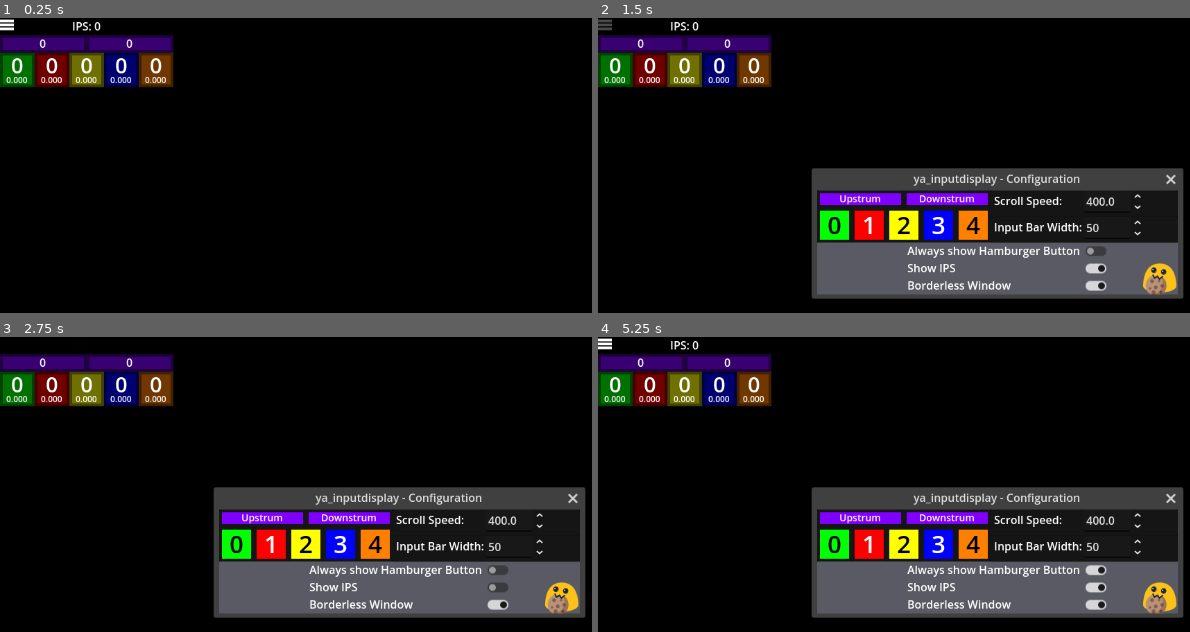
Above: before the commit, frames 1-4 (two rows, left to right).
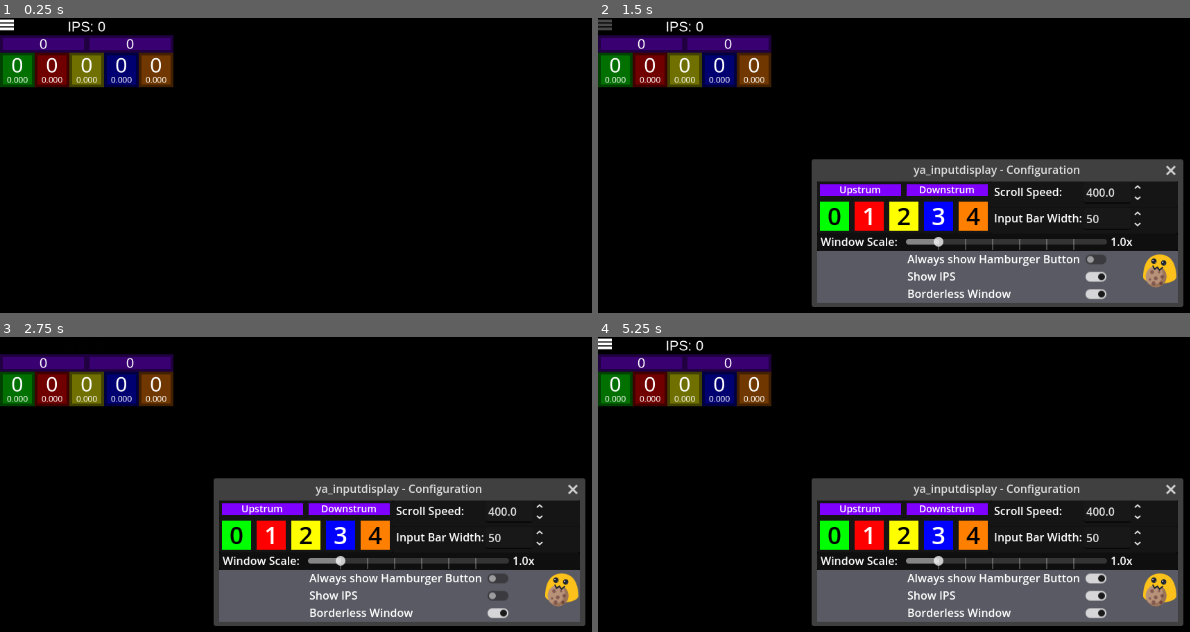
Above: after the commit, the same moments.

Repository: raphaelgoulart/ya_inputdisplay
Game: Godot game, scene res://Main.tscn
The game is run twice, just before and just after one commit, with the same random seed, the same clock (stepped at 60 frames per second) and the same inputs.
Inputs (mouse positions are in pixels of both pictures, inside the frame that each line leads up to):
- Up to frame 1 (0.25 s): no input
- Up to frame 2 (1.5 s): click (603, 23) at 0.5 s; click "Always show Hamburger Button" at 1.25 s
- Up to frame 3 (2.75 s): click "Show IPS" at 2 s
- Up to frame 4 (5.25 s): click "Borderless Window" at 2.75 s; click "Always show Hamburger Button" at 3.5 s; click "Show IPS" at 4.25 s; click "Borderless Window" at 5 s

The runs differ from the first frame. In frame 1, 0.7% of the frame differs, in the area x 1-29%, y 1-23%; in frame 2, 16%; in frame 3, 16%; in frame 4, 16%, in the area x 1-99%, y 1-98%.

Commit message:
Add scale slider
* new config setting: window_scale
* Adjusted structure in Main.tscn <sub>(again)</sub>, InputBtn.tscn and InputStrum.tscn
* A custom font (Liberation Sans) is now used for all InputBtn and InputStrum Labels cuz better scaling
* oh I also added types to like all variables in InputBtn.gd

Diff:
--- a/Config.gd
+++ b/Config.gd
@@ -7,6 +7,7 @@
 var always_show_hamburger: bool = true
 var show_ips: bool = true
 var borderless: bool = true
+var window_scale: float = 1
 
 # TODO: assign these to the inputbtns instead of storing them here
 var colors = [Color.GREEN, Color.RED, Color.YELLOW, Color.BLUE, Color(1, 0.5, 0), Color(0.5, 0, 1), Color(0.5, 0, 1)]
--- a/ConfigHandler.gd
+++ b/ConfigHandler.gd
@@ -6,8 +6,8 @@
 const InputBtn = preload ("res://InputBtn.gd")
 const Config = preload ("res://Config.gd")
 
-# v1 is release v0.0.4 and prior, v1.1 changed btn to kb_btn, v2 is release v0.0.5, v2.1 added Hide IPS, v2.2 added borderless
-const valid_config_versions = [1, 1.1, 2, 2.1, 2.2]
+# v1 is release v0.0.4 and prior, v1.1 changed btn to kb_btn, v2 is release v0.0.5, v2.1 added Hide IPS, v2.2 added borderless, v2.3 added window scaling
+const valid_config_versions = [1, 1.1, 2, 2.1, 2.2, 2.3]
 
 const legacy_color_section_keys = ["green", "red", "yellow", "blue", "orange", "up", "down"]
 const btn_config_names = ["fret_0", "fret_1", "fret_2", "fret_3", "fret_4", "strum_up", "strum_down"]
@@ -41,13 +41,15 @@
 	current_config.always_show_hamburger = config_file.get_value("Settings", "always_show_hamburger", true)
 	current_config.show_ips = config_file.get_value("Settings", "show_ips", true)
 	current_config.borderless = config_file.get_value("Settings", "borderless", false)
+	current_config.window_scale = config_file.get_value("Settings", "window_scale", 1)
 
 	# moved from ButtonHamburger.gd
 	if not current_config.always_show_hamburger:
-		get_node("/root/Node2D/ButtonHamburger").target_alpha = 0
+		Singleton.root_node.get_node("ButtonHamburger").target_alpha = 0
 	if not current_config.show_ips:
-		get_node("/root/Node2D/IPS").target_alpha = 0
+		Singleton.root_node.get_node("IPS").target_alpha = 0
 	Singleton.update_window_border(current_config.borderless)
+	Singleton.update_window_bounds()
 
 	# colors
 	load_colors()
@@ -109,6 +111,7 @@
 	new_config_file.set_value("Settings", "always_show_hamburger", current_config.always_show_hamburger)
 	new_config_file.set_value("Settings", "show_ips", current_config.show_ips)
 	new_config_file.set_value("Settings", "borderless", current_config.borderless)
+	new_config_file.set_value("Settings", "window_scale", current_config.window_scale)
 	# colors
 	save_colors()
 
--- a/ConfigInterface/BorderlessToggle.gd
+++ b/ConfigInterface/BorderlessToggle.gd
@@ -1,7 +1,4 @@
 extends CheckButton
-
-@onready
-var ips_label = get_node("/root/Node2D/IPS")
 
 func _ready():
 	button_pressed = ConfigHandler.current_config.borderless
--- a/ConfigInterface/ConfigInterface.tscn
+++ b/ConfigInterface/ConfigInterface.tscn
@@ -9,81 +9,21 @@
 [ext_resource type="Script" uid="uid://dknf7icrvodmq" path="res://ConfigInterface/ScrollSpeedSpinBox.gd" id="4_thkfi"]
 [ext_resource type="Script" uid="uid://bwoqxkhxjbnwa" path="res://ConfigInterface/HamburgerToggle.gd" id="5_fhkjl"]
 [ext_resource type="Script" uid="uid://dbqb8oacyv82l" path="res://ConfigInterface/InputbarWidthSpinBox.gd" id="5_wy8my"]
+[ext_resource type="Script" uid="uid://clioujm8iab1a" path="res://ConfigInterface/WindowScaleSlider.gd" id="6_au7in"]
 
 [node name="ConfigInterface" type="Window"]
 auto_translate_mode = 2
 title = "ya_inputdisplay - Configuration"
 initial_position = 2
-size = Vector2i(520, 150)
+size = Vector2i(520, 175)
 transient = true
 unresizable = true
 auto_translate = false
 script = ExtResource("1_gkws8")
 
-[node name="TogglesBackground" type="ColorRect" parent="."]
-anchors_preset = 10
-anchor_right = 1.0
-offset_top = 75.0
-offset_bottom = 150.0
-grow_horizontal = 2
-color = Color(0.352941, 0.352941, 0.392157, 1)
-
-[node name="HamburgerToggle" type="CheckButton" parent="TogglesBackground"]
-layout_mode = 0
-offset_left = 380.0
-offset_right = 424.0
-offset_bottom = 25.0
-focus_mode = 0
-button_pressed = true
-script = ExtResource("5_fhkjl")
-
-[node name="Label" type="Label" parent="TogglesBackground/HamburgerToggle"]
-layout_mode = 0
-offset_left = -250.0
-offset_bottom = 25.0
-tooltip_text = "If toggled off, the Hamburger Button will only be visible when the mouse pointer is hovering over it."
-mouse_filter = 1
-text = "Always show Hamburger Button"
-
-[node name="IPSToggle" type="CheckButton" parent="TogglesBackground"]
-layout_mode = 0
-offset_left = 380.0
-offset_top = 25.0
-offset_right = 424.0
-offset_bottom = 50.0
-focus_mode = 0
-button_pressed = true
-script = ExtResource("3_bmsq3")
-
-[node name="Label" type="Label" parent="TogglesBackground/IPSToggle"]
-layout_mode = 0
-offset_left = -250.0
-offset_bottom = 25.0
-tooltip_text = "Shows/Hides the IPS (Inputs Per Second)"
-mouse_filter = 1
-text = "Show IPS"
-
-[node name="BorderlessToggle" type="CheckButton" parent="TogglesBackground"]
-layout_mode = 0
-offset_left = 380.0
-offset_top = 50.0
-offset_right = 424.0
-offset_bottom = 75.0
-focus_mode = 0
-button_pressed = true
-script = ExtResource("4_j40uj")
-
-[node name="Label" type="Label" parent="TogglesBackground/BorderlessToggle"]
-layout_mode = 0
-offset_left = -250.0
-offset_bottom = 25.0
-tooltip_text = "Shows/Hides the IPS (Inputs Per Second)"
-mouse_filter = 1
-text = "Borderless Window"
-
 [node name="MainBackground" type="ColorRect" parent="."]
 offset_right = 520.0
-offset_bottom = 75.0
+offset_bottom = 100.0
 color = Color(0, 0, 0, 1)
 
 [node name="ColorPanel" type="Panel" parent="MainBackground"]
@@ -268,11 +208,113 @@
 tooltip_text = "A value from 1-999
 The width of the Input Bars (The Colored stripes), default is 50."
 min_value = 1.0
-max_value = 999.0
-value = 69.0
+max_value = 320.0
+value = 40.0
 rounded = true
 custom_arrow_step = 10.0
 script = ExtResource("5_wy8my")
+
+[node name="WindowScale" type="Panel" parent="MainBackground"]
+layout_mode = 0
+offset_top = 75.0
+offset_right = 520.0
+offset_bottom = 100.0
+
+[node name="HSlider" type="HSlider" parent="MainBackground/WindowScale"]
+modulate = Color(3, 3, 3, 1)
+layout_mode = 1
+anchors_preset = 1
+anchor_left = 1.0
+anchor_right = 1.0
+offset_left = -392.0
+offset_right = -102.0
+offset_bottom = 25.0
+grow_horizontal = 0
+min_value = 0.5
+max_value = 4.0
+step = 0.5
+value = 1.0
+tick_count = 8
+script = ExtResource("6_au7in")
+
+[node name="Label" type="Label" parent="MainBackground/WindowScale/HSlider"]
+layout_mode = 1
+offset_left = -123.0
+offset_right = 9.0
+offset_bottom = 25.0
+text = "Window Scale:"
+
+[node name="ValueLabel" type="Label" parent="MainBackground/WindowScale/HSlider"]
+layout_mode = 1
+anchors_preset = 1
+anchor_left = 1.0
+anchor_right = 1.0
+offset_left = 5.0
+offset_right = 45.0
+offset_bottom = 25.0
+grow_horizontal = 0
+text = "1x"
+
+[node name="TogglesBackground" type="ColorRect" parent="."]
+anchors_preset = 10
+anchor_right = 1.0
+offset_top = 100.0
+offset_bottom = 175.0
+grow_horizontal = 2
+color = Color(0.352941, 0.352941, 0.392157, 1)
+
+[node name="HamburgerToggle" type="CheckButton" parent="TogglesBackground"]
+layout_mode = 0
+offset_left = 380.0
+offset_right = 424.0
+offset_bottom = 25.0
+focus_mode = 0
+button_pressed = true
+script = ExtResource("5_fhkjl")
+
+[node name="Label" type="Label" parent="TogglesBackground/HamburgerToggle"]
+layout_mode = 0
+offset_left = -250.0
+offset_bottom = 25.0
+tooltip_text = "If toggled off, the Hamburger Button will only be visible when the mouse pointer is hovering over it."
+mouse_filter = 1
+text = "Always show Hamburger Button"
+
+[node name="IPSToggle" type="CheckButton" parent="TogglesBackground"]
+layout_mode = 0
+offset_left = 380.0
+offset_top = 25.0
+offset_right = 424.0
+offset_bottom = 50.0
+focus_mode = 0
+button_pressed = true
+script = ExtResource("3_bmsq3")
+
+[node name="Label" type="Label" parent="TogglesBackground/IPSToggle"]
+layout_mode = 0
+offset_left = -250.0
+offset_bottom = 25.0
+tooltip_text = "Shows/Hides the IPS (Inputs Per Second)"
+mouse_filter = 1
+text = "Show IPS"
+
+[node name="BorderlessToggle" type="CheckButton" parent="TogglesBackground"]
+layout_mode = 0
+offset_left = 380.0
+offset_top = 50.0
+offset_right = 424.0
+offset_bottom = 75.0
+focus_mode = 0
+button_pressed = true
+script = ExtResource("4_j40uj")
+
+[node name="Label" type="Label" parent="TogglesBackground/BorderlessToggle"]
+layout_mode = 0
+offset_left = -250.0
+offset_bottom = 25.0
+tooltip_text = "Shows/Hides the IPS (Inputs Per Second)"
+mouse_filter = 1
+text = "Borderless Window"
 
 [node name="TextureRect" type="TextureRect" parent="."]
 offset_left = 470.0
--- a/ConfigInterface/HamburgerToggle.gd
+++ b/ConfigInterface/HamburgerToggle.gd
@@ -1,7 +1,7 @@
 extends CheckButton
 
 @onready
-var hamburger = get_node("/root/Node2D/ButtonHamburger")
+var hamburger = Singleton.root_node.get_node("ButtonHamburger")
 
 func _ready():
 	button_pressed = ConfigHandler.current_config.always_show_hamburger
--- a/ConfigInterface/IPSToggle.gd
+++ b/ConfigInterface/IPSToggle.gd
@@ -1,7 +1,7 @@
 extends CheckButton
 
 @onready
-var ips_label = get_node("/root/Node2D/IPS")
+var ips_label = Singleton.root_node.get_node("IPS")
 
 func _ready():
 	button_pressed = ConfigHandler.current_config.show_ips
--- /dev/null
+++ b/ConfigInterface/WindowScaleSlider.gd
@@ -0,0 +1,17 @@
+extends HSlider
+
+@onready
+var value_label: Label = $ValueLabel
+
+func _ready():
+	value = ConfigHandler.current_config.window_scale
+	update_label(value)
+	value_changed.connect(_on_value_changed)
+
+func _on_value_changed(new_value: float):
+	ConfigHandler.current_config.window_scale = new_value
+	Singleton.update_window_bounds()
+	update_label(new_value)
+
+func update_label(new_value: float):
+	value_label.text = str(new_value) + "x"
--- a/InputBar.gd
+++ b/InputBar.gd
@@ -3,7 +3,7 @@
 var released = false
 
 var color
-var rect
+var rect: ColorRect
 var timestamp
 var x
 var y
@@ -18,9 +18,10 @@
 	rect = $ColorRect
 	rect.color = color
 	rect.color.a = 1
-	x += floor((50 - ConfigHandler.current_config.input_bar_width) / 2.0)
+	x += floor((50 - ConfigHandler.current_config.input_bar_width) / 2.0) * ConfigHandler.current_config.window_scale
 	rect.position.x = x
-	rect.size.x = ConfigHandler.current_config.input_bar_width
+	rect.size.x = ConfigHandler.current_config.input_bar_width * ConfigHandler.current_config.window_scale
+	rect.position.y *= ConfigHandler.current_config.window_scale
 	rect.position.y += y
 
 func _process(delta):
--- a/InputBtn.gd
+++ b/InputBtn.gd
@@ -5,20 +5,20 @@
 var binding: Binding
 signal released
 
-var label
-var center
-var color
-var count = 0
+var label: Label
+var center: ColorRect
+var color: Color
+var count: int = 0
 var max_alpha = 0.5
 var fade_rate = 4
 var spawn_inputbar = true
-var length_label
+var length_label: Label
 var length = 0
-var timestamp
-var insideArea = false
-var mapping = false
-var index
-var default_font_size = 31
+var timestamp: float
+var insideArea: bool = false
+var mapping: bool = false
+var index: int
+var default_font_size: int = 31
 var pressed = false
 
 const banned_keycodes = [KEY_MINUS, KEY_PLUS, KEY_EQUAL, KEY_COMMA, KEY_BRACKETLEFT, KEY_PERIOD, KEY_BRACKETRIGHT, KEY_BACKSPACE, KEY_ESCAPE]
@@ -37,9 +37,10 @@
 	center = $Center
 	colorize(ConfigHandler.current_config.colors[index])
 	spawn_inputbar = get_meta("inputbar")
-	label = $VBoxContainer/Label
+	label = $LabelParent/Label
 	length_label = $Length
 	if spawn_inputbar:
+		default_font_size = label.label_settings.font_size
 		label.label_settings = LabelSettings.new()
 		label.label_settings.font_size = default_font_size
 	else:
@@ -147,18 +148,18 @@
 	if spawn_inputbar:
 		# resize text dynamically
 		var font = label.get_theme_default_font()
-		var width = font.get_string_size(label.text, label.horizontal_alignment, -1, default_font_size).x
-		if (width > 46):
-			var rate = 46 / width
-			label.label_settings.font_size = default_font_size * rate
+		var width = font.get_string_size(label.text, label.horizontal_alignment, -1, default_font_size).x * label.scale.x
+		if (width > 44):
+			var rate = 44 / width
+			label.label_settings.font_size = round(default_font_size * rate)
 		#
 		length = 0
 		var new_inputbar = inputbar.instantiate()
 		new_inputbar.set_caller(self)
 		new_inputbar.color = color
 		new_inputbar.timestamp = timestamp
-		new_inputbar.x = self.position.x
-		new_inputbar.y = self.position.y
+		new_inputbar.x = self.global_position.x
+		new_inputbar.y = self.global_position.y
 		add_child(new_inputbar)
 	# only append to inputs_gone if ips are visible
 	# (inputs_gone is used for exclusively ips calculation)
--- a/InputBtn.tscn
+++ b/InputBtn.tscn
@@ -1,17 +1,17 @@
-[gd_scene load_steps=5 format=3 uid="uid://3u1ers8tmwr8"]
+[gd_scene load_steps=6 format=3 uid="uid://3u1ers8tmwr8"]
 
 [ext_resource type="Script" uid="uid://cgsscppx3t6ix" path="res://InputBtn.gd" id="1_fkaf7"]
+[ext_resource type="FontFile" uid="uid://bd28n0jb3siqv" path="res://Fonts/LiberationSans/LiberationSans-Regular.ttf" id="2_ss7lu"]
 
 [sub_resource type="RectangleShape2D" id="RectangleShape2D_oquh7"]
 size = Vector2(50, 50)
 
-[sub_resource type="LabelSettings" id="LabelSettings_tihgl"]
-line_spacing = 0.0
-font_size = 31
+[sub_resource type="LabelSettings" id="LabelSettings_wk82i"]
+font_size = 60
 
 [sub_resource type="LabelSettings" id="LabelSettings_t3faq"]
 line_spacing = 0.0
-font_size = 12
+font_size = 24
 
 [node name="Button" type="Area2D"]
 script = ExtResource("1_fkaf7")
@@ -42,24 +42,32 @@
 offset_bottom = 46.0
 color = Color(1, 1, 1, 0.25098)
 
-[node name="VBoxContainer" type="VBoxContainer" parent="."]
-offset_top = -4.0
+[node name="LabelParent" type="Control" parent="."]
+layout_mode = 3
+anchors_preset = 0
 offset_right = 50.0
-offset_bottom = 40.0
-alignment = 1
+offset_bottom = 50.0
+mouse_filter = 1
 
-[node name="Label" type="Label" parent="VBoxContainer"]
-layout_mode = 2
+[node name="Label" type="Label" parent="LabelParent"]
+layout_mode = 0
+offset_top = -7.0
+offset_right = 100.0
+offset_bottom = 93.0
+scale = Vector2(0.5, 0.5)
+theme_override_fonts/font = ExtResource("2_ss7lu")
 text = "0"
-label_settings = SubResource("LabelSettings_tihgl")
+label_settings = SubResource("LabelSettings_wk82i")
 horizontal_alignment = 1
 vertical_alignment = 1
 clip_text = true
 
 [node name="Length" type="Label" parent="."]
 offset_top = 31.0
-offset_right = 50.0
-offset_bottom = 48.0
+offset_right = 100.0
+offset_bottom = 65.0
+scale = Vector2(0.5, 0.5)
+theme_override_fonts/font = ExtResource("2_ss7lu")
 text = "0.000"
 label_settings = SubResource("LabelSettings_t3faq")
 horizontal_alignment = 1
--- a/InputStrum.tscn
+++ b/InputStrum.tscn
@@ -1,9 +1,13 @@
-[gd_scene load_steps=4 format=3 uid="uid://o6u0cs62c6md"]
+[gd_scene load_steps=6 format=3 uid="uid://o6u0cs62c6md"]
 
 [ext_resource type="Script" uid="uid://cgsscppx3t6ix" path="res://InputBtn.gd" id="1_7v6oi"]
+[ext_resource type="FontFile" uid="uid://bd28n0jb3siqv" path="res://Fonts/LiberationSans/LiberationSans-Regular.ttf" id="2_cbl2n"]
 
 [sub_resource type="RectangleShape2D" id="RectangleShape2D_omccp"]
 size = Vector2(125, 25)
+
+[sub_resource type="LabelSettings" id="LabelSettings_8jf5w"]
+font_size = 40
 
 [sub_resource type="LabelSettings" id="LabelSettings_t3faq"]
 font_size = 8
@@ -37,15 +41,20 @@
 offset_bottom = 21.0
 color = Color(1, 1, 1, 0.25098)
 
-[node name="VBoxContainer" type="VBoxContainer" parent="."]
-offset_top = -1.0
-offset_right = 125.0
-offset_bottom = 25.0
-alignment = 1
+[node name="LabelParent" type="Control" parent="."]
+layout_mode = 3
+anchors_preset = 0
+offset_right = 40.0
+offset_bottom = 40.0
 
-[node name="Label" type="Label" parent="VBoxContainer"]
-layout_mode = 2
+[node name="Label" type="Label" parent="LabelParent"]
+layout_mode = 0
+offset_right = 250.0
+offset_bottom = 50.0
+scale = Vector2(0.5, 0.5)
+theme_override_fonts/font = ExtResource("2_cbl2n")
 text = "0"
+label_settings = SubResource("LabelSettings_8jf5w")
 horizontal_alignment = 1
 vertical_alignment = 1
 clip_text = true
--- a/Main.tscn
+++ b/Main.tscn
@@ -1,8 +1,9 @@
-[gd_scene load_steps=9 format=3 uid="uid://bhj0rpln5mrx4"]
+[gd_scene load_steps=10 format=3 uid="uid://bhj0rpln5mrx4"]
 
 [ext_resource type="PackedScene" uid="uid://3u1ers8tmwr8" path="res://InputBtn.tscn" id="1_rf5sa"]
 [ext_resource type="PackedScene" uid="uid://o6u0cs62c6md" path="res://InputStrum.tscn" id="2_lan1j"]
 [ext_resource type="Script" uid="uid://c1lvyeh0nqgcw" path="res://FPS.gd" id="4_i884g"]
+[ext_resource type="FontFile" uid="uid://bd28n0jb3siqv" path="res://Fonts/LiberationSans/LiberationSans-Regular.ttf" id="4_wkp8b"]
 [ext_resource type="Texture2D" uid="uid://hfjxlldsajma" path="res://ButtonHamburgerIcons/Idle.png" id="5_gohq5"]
 [ext_resource type="Texture2D" uid="uid://bb1lgvbgvt6ok" path="res://ButtonHamburgerIcons/Inbetween.png" id="6_vsqnb"]
 [ext_resource type="Texture2D" uid="uid://ds1xh0grlep6b" path="res://ButtonHamburgerIcons/Hover.png" id="7_gqgvc"]
@@ -11,66 +12,70 @@
 
 [node name="Node2D" type="Node2D"]
 
-[node name="Inputs" type="Node2D" parent="."]
+[node name="Scaleable" type="Node2D" parent="."]
+
+[node name="Inputs" type="Node2D" parent="Scaleable"]
 position = Vector2(0, 25)
 
-[node name="InputBtns" type="Node2D" parent="Inputs"]
+[node name="InputBtns" type="Node2D" parent="Scaleable/Inputs"]
 position = Vector2(0, 25)
 
-[node name="G" parent="Inputs/InputBtns" instance=ExtResource("1_rf5sa")]
+[node name="G" parent="Scaleable/Inputs/InputBtns" instance=ExtResource("1_rf5sa")]
 metadata/color = Color(0, 1, 0, 1)
 
-[node name="R" parent="Inputs/InputBtns" instance=ExtResource("1_rf5sa")]
+[node name="R" parent="Scaleable/Inputs/InputBtns" instance=ExtResource("1_rf5sa")]
 position = Vector2(50, 0)
 metadata/kb_btn = 83
 metadata/color = Color(1, 0, 0, 1)
 metadata/index = 1
 metadata/gp_btn = 1
 
-[node name="Y" parent="Inputs/InputBtns" instance=ExtResource("1_rf5sa")]
+[node name="Y" parent="Scaleable/Inputs/InputBtns" instance=ExtResource("1_rf5sa")]
 position = Vector2(100, 0)
 metadata/kb_btn = 68
 metadata/color = Color(1, 1, 0, 1)
 metadata/index = 2
 metadata/gp_btn = 3
 
-[node name="B" parent="Inputs/InputBtns" instance=ExtResource("1_rf5sa")]
+[node name="B" parent="Scaleable/Inputs/InputBtns" instance=ExtResource("1_rf5sa")]
 position = Vector2(150, 0)
 metadata/kb_btn = 70
 metadata/color = Color(0, 0, 1, 1)
 metadata/index = 3
 metadata/gp_btn = 2
 
-[node name="O" parent="Inputs/InputBtns" instance=ExtResource("1_rf5sa")]
+[node name="O" parent="Scaleable/Inputs/InputBtns" instance=ExtResource("1_rf5sa")]
 position = Vector2(200, 0)
 metadata/kb_btn = 71
 metadata/color = Color(1, 0.501961, 0, 1)
 metadata/index = 4
 metadata/gp_btn = 9
 
-[node name="InputStrums" type="Node2D" parent="Inputs"]
+[node name="InputStrums" type="Node2D" parent="Scaleable/Inputs"]
 
-[node name="U" parent="Inputs/InputStrums" instance=ExtResource("2_lan1j")]
+[node name="U" parent="Scaleable/Inputs/InputStrums" instance=ExtResource("2_lan1j")]
 metadata/kb_btn = 4194320
 metadata/gp_btn = 11
 
-[node name="D" parent="Inputs/InputStrums" instance=ExtResource("2_lan1j")]
+[node name="D" parent="Scaleable/Inputs/InputStrums" instance=ExtResource("2_lan1j")]
 position = Vector2(125, 0)
 metadata/kb_btn = 4194322
 metadata/index = 6
 metadata/gp_btn = 12
 
-[node name="IPS" type="Label" parent="."]
-offset_top = -1.0
-offset_right = 250.0
-offset_bottom = 25.0
+[node name="IPS" type="Label" parent="Scaleable"]
+offset_right = 500.0
+offset_bottom = 50.0
+scale = Vector2(0.5, 0.5)
+theme_override_fonts/font = ExtResource("4_wkp8b")
+theme_override_font_sizes/font_size = 40
 text = "IPS: 0"
 horizontal_alignment = 1
 vertical_alignment = 1
 script = ExtResource("8_dtghk")
 metadata/show_on_hover = false
 
-[node name="FPS" type="Label" parent="."]
+[node name="FPS" type="Label" parent="Scaleable"]
 visible = false
 offset_left = 260.0
 offset_right = 300.0
@@ -78,7 +83,7 @@
 text = "FPS:"
 script = ExtResource("4_i884g")
 
-[node name="ButtonHamburger" type="TextureButton" parent="."]
+[node name="ButtonHamburger" type="TextureButton" parent="Scaleable"]
 offset_right = 20.0
 offset_bottom = 20.0
 texture_normal = ExtResource("5_gohq5")
--- a/Singleton.gd
+++ b/Singleton.gd
@@ -13,7 +13,9 @@
 var btns = []
 
 @onready
-var ips_label: Label = get_node("/root/Node2D/IPS")
+var root_node = get_node("/root/Node2D/Scaleable")
+@onready
+var ips_label: Label = root_node.get_node("IPS")
 
 var inputs_gone = []
 var ips = 0
@@ -26,16 +28,26 @@
 func _ready():
 	get_tree().set_auto_accept_quit(false)
 
+	Input.joy_connection_changed.connect(_on_joy_connection_changed)
+
+	# moved from ButtonHamburger.gd
+	var hamburger = root_node.get_node("ButtonHamburger")
+	hamburger.pressed.connect(show_config_window)
+
+func update_window_bounds():
+	var window_scale = ConfigHandler.current_config.window_scale # shortcut
+	root_node.scale.x = window_scale
+	root_node.scale.y = window_scale
+	# var old_size: Vector2i = DisplayServer.window_get_size()
+	# var old_min_size: Vector2i = DisplayServer.window_get_min_size()
 	# InputBtn width is 50, so just 50*5
 	# InputBtn height is 50, InputStrum height is 25,
 	# but InputStrum is positioned 25 pixels lower, which adds up to 100
-
-	DisplayServer.window_set_min_size(Vector2i(250, 100))
-	Input.joy_connection_changed.connect(_on_joy_connection_changed)
-
-	# moved from ButtonHamburger.gd
-	var hamburger = get_node("/root/Node2D/ButtonHamburger")
-	hamburger.pressed.connect(show_config_window)
+	var new_min_size: Vector2i = Vector2i(ceil(250 * window_scale), ceil(100 * window_scale))
+	# print_debug("old_size: %s, old_min_size: %s, new_min_size: %s" % [old_size, old_min_size, new_min_size])
+	DisplayServer.window_set_min_size(new_min_size)
+	# if old_size == old_min_size:
+	# 	DisplayServer.window_set_size(new_min_size+Vector2i(1,1))
 
 func _on_joy_connection_changed(_device: int, _connected: bool):
 	calibrate()
Not shown: 1 places in ConfigInterface/ConfigInterface.tscn that only renumber resources
Not shown, added: ConfigInterface/WindowScaleSlider.gd.uid
Binary file added: Fonts/LiberationSans/LiberationSans-Regular.ttf
Not shown, added: Fonts/LiberationSans/LiberationSans-Regular.ttf.import
